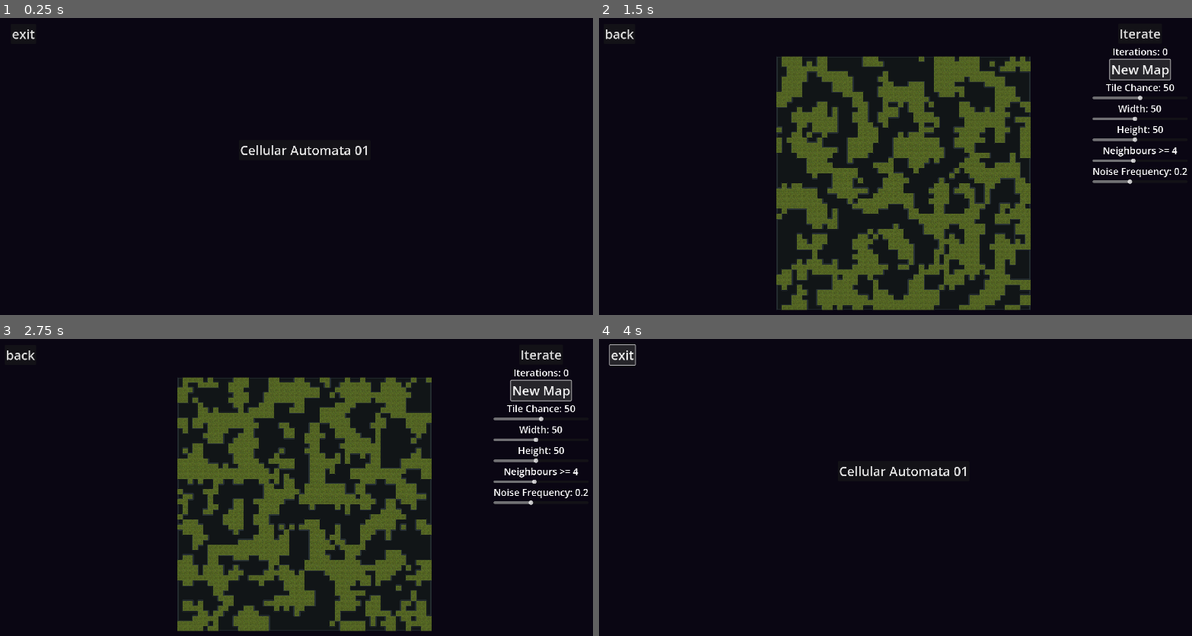
Above: before the commit, frames 1-4 (two rows, left to right).
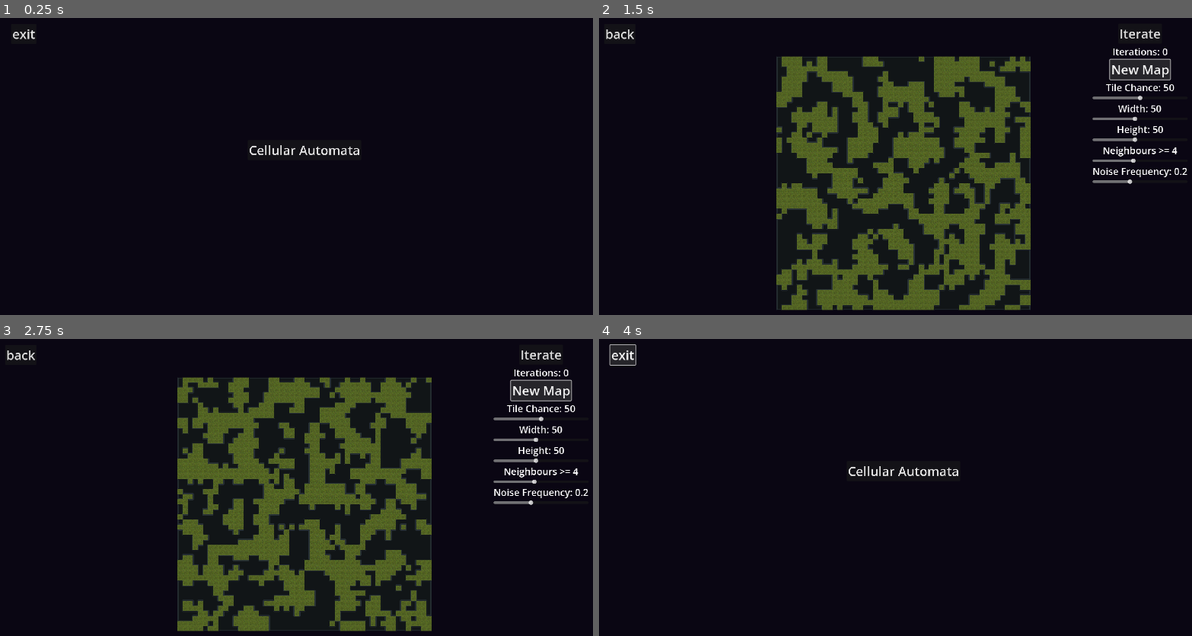
Above: after the commit, the same moments.

Repository: G-Milzink/ProcGen_exp
Game: Godot game, scene res://main.tscn
Two runs of this game, one before a commit and one after it. Both use one fixed random seed, a clock stepped at 60 frames per second and the inputs below.
Inputs:
- Up to frame 1 (0.25 s): no input
- Up to frame 2 (1.5 s): click "Cellular Automata 01" (after the commit: "Cellular Automata") at 0.5 s; click "New Map" at 1.25 s
- Up to frame 3 (2.75 s): click "New Map" at 2 s
- Up to frame 4 (4 s): click "Iterate" at 2.75 s; click "back" at 3.5 s

The runs differ from the first frame. In frame 1, 0.4% of the frame differs, in the area x 2-62%, y 3-47%; in frame 2, less than 0.1%; in frame 3, less than 0.1%; in frame 4, 0.4%, in the area x 1-62%, y 1-47%.

Commit message:
Code Clean up

Diff:
--- a/cellular_automata_01/cellular_automata_01.tscn
+++ b/cellular_automata_01/cellular_automata_01.tscn
@@ -50,6 +50,7 @@
 texture_filter = 1
 layout_mode = 2
 size_flags_horizontal = 4
+tooltip_text = "Perform next iteration."
 theme = ExtResource("4_jknpy")
 text = "Iterate"
 
@@ -65,6 +66,7 @@
 layout_mode = 2
 size_flags_horizontal = 4
 size_flags_vertical = 4
+tooltip_text = "Generate new map using the settings below."
 theme = ExtResource("4_jknpy")
 text = "New Map"
 
@@ -80,6 +82,7 @@
 [node name="TileChanceSlider" type="HSlider" parent="CanvasLayer/MarginContainer"]
 layout_mode = 2
 size_flags_vertical = 4
+tooltip_text = "Determines the % of chance that a tile in the noise grid will be populated. (This is before any iterations take place) Optimal range: 45 - 55"
 min_value = 5.0
 max_value = 95.0
 value = 50.0
--- a/main.tscn
+++ b/main.tscn
@@ -34,8 +34,9 @@
 grow_vertical = 2
 size_flags_horizontal = 4
 size_flags_vertical = 4
+tooltip_text = "Generate map using cellular automata."
 theme = ExtResource("2_1ag82")
-text = "Cellular Automata 01"
+text = "Cellular Automata"
 
 [node name="MarginContainer2" type="MarginContainer" parent="CanvasLayer"]
 offset_right = 40.0
@@ -49,11 +50,12 @@
 anchors_preset = 1
 anchor_left = 1.0
 anchor_right = 1.0
-offset_left = -6.0
+offset_left = -5.0
 offset_top = 38.0
-offset_right = 74.0
+offset_right = 75.0
 offset_bottom = 101.0
 grow_horizontal = 0
+tooltip_text = "Return to main menu > Exit Application."
 theme = ExtResource("2_1ag82")
 text = "exit"
 
